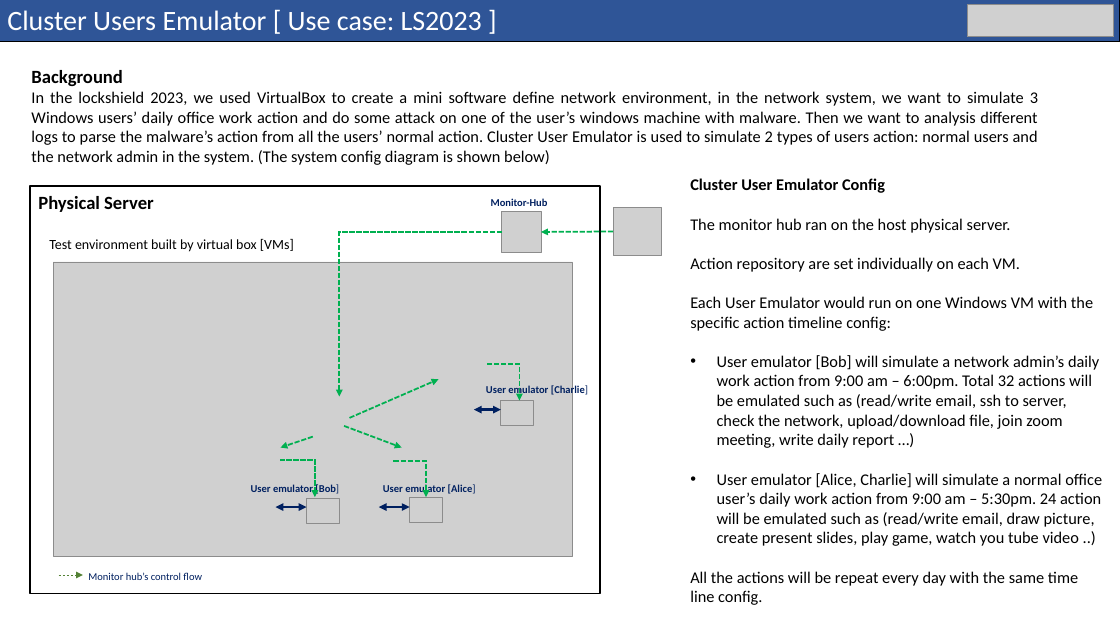
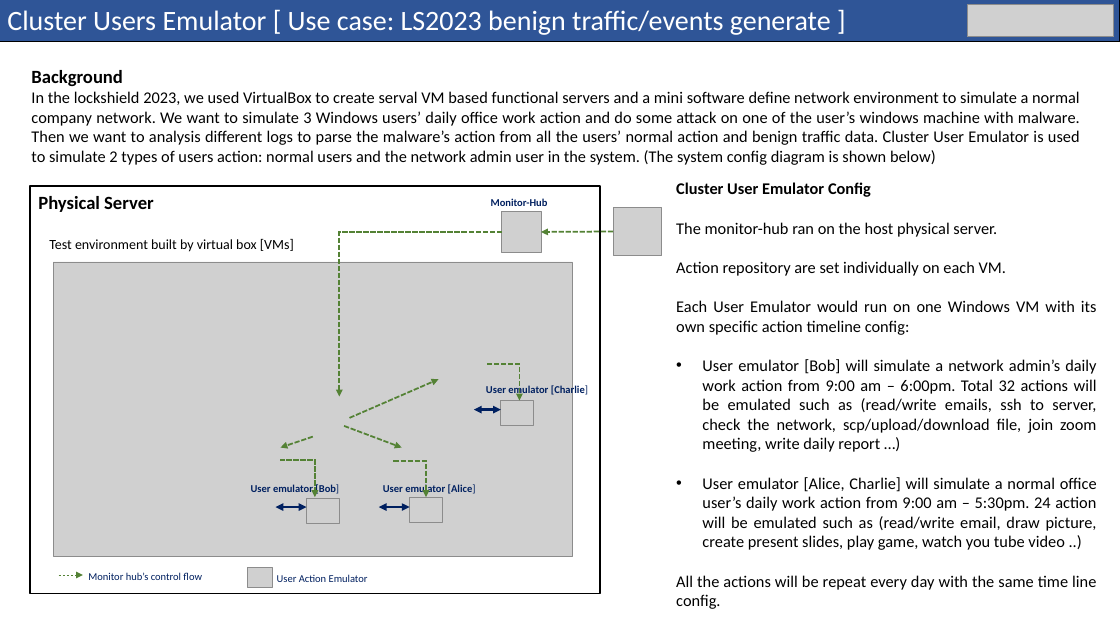
Before and after one commit to LiuYuancheng/Cluster_User_Emulation_System, a slide deck: slide 9 of doc/designDoc.pptx. Drawn at 1120x630 pixels with LibreOffice and Linux fonts; fonts in the diff are those of the drawing; grey boxes stand for pictures. Boxes give left, top, right and bottom in pixels: in the first picture for what was removed or moved away, otherwise in the second. Text is boxed around its words. In the diff, an @@ line names an element or a change of style, - is before the commit and + after.

```diff
--- a/doc/designDoc.pptx
+++ b/doc/designDoc.pptx
@@ text in rectangle at bbox=[7, 10, 831, 35]: text changed @@
-Cluster Users Emulator [ Use case: LS2023 ]
+Cluster Users Emulator [ Use case: LS2023 benign traffic/events generate ]
@@ text at bbox=[31, 91, 1080, 165]: text changed @@
-In the lockshield 2023, we used VirtualBox to create a mini software define network environment, in the network system, we want to simulate 3 Windows users’ daily office work action and do some attack on one of the user’s windows machine with malware. Then we want to analysis different logs to parse the malware’s action from all the users’ normal action. Cluster User Emulator is used to simulate 2 types of users action: normal users and the network admin in the system. (The system config diagram is shown below)
+In the lockshield 2023, we used VirtualBox to create serval VM based functional servers and a mini software define network environment to simulate a normal company network. We want to simulate 3 Windows users’ daily office work action and do some attack on one of the user’s windows machine with malware. Then we want to analysis different logs to parse the malware’s action from all the users’ normal action and benign traffic data. Cluster User Emulator is used to simulate 2 types of users action: normal users and the network admin user in the system. (The system config diagram is shown below)
@@ text "Cluster User Emulator Config": place and size @@
-text "Cluster User Emulator Config" at bbox=[690, 178, 1102, 605]
+text "Cluster User Emulator Config" at bbox=[676, 182, 1097, 609]
@@ elbow arrow (502, 232) - (339, 397): stroke #00B050 1.5 pt dashed to #548235 1.5 pt dashed @@
@@ arrow (613, 232) - (541, 232): stroke #00B050 1.5 pt dashed to #548235 1.5 pt dashed @@
@@ text at bbox=[676, 222, 997, 237]: text changed @@
-The monitor hub ran on the host physical server.
+The monitor-hub ran on the host physical server.
@@ text at bbox=[676, 261, 1097, 609]: alignment left to justified @@
@@ text at bbox=[676, 300, 1097, 452]: text changed @@
-Each User Emulator would run on one Windows VM with the specific action timeline config:
-• User emulator [Bob] will simulate a network admin’s daily work action from 9:00 am – 6:00pm. Total 32 actions will be emulated such as (read/write email, ssh to server, check the network, upload/download file, join zoom meeting, write daily report …)
+Each User Emulator would run on one Windows VM with its own specific action timeline config:
+• User emulator [Bob] will simulate a network admin’s daily work action from 9:00 am – 6:00pm. Total 32 actions will be emulated such as (read/write emails, ssh to server, check the network, scp/upload/download file, join zoom meeting, write daily report …)
@@ arrow (350, 418) - (439, 380): stroke #00B050 1.5 pt dashed to #548235 1.5 pt dashed @@
@@ elbow arrow (487, 365) - (519, 401): stroke #00B050 1.5 pt dashed to #548235 1.5 pt dashed @@
@@ arrow (313, 437) - (281, 448): stroke #00B050 1.5 pt dashed to #548235 1.5 pt dashed @@
@@ arrow (344, 426) - (402, 448): stroke #00B050 1.5 pt dashed to #548235 1.5 pt dashed @@
@@ elbow arrow (281, 461) - (315, 497): stroke #00B050 1.5 pt dashed to #548235 1.5 pt dashed @@
@@ elbow arrow (394, 461) - (426, 497): stroke #00B050 1.5 pt dashed to #548235 1.5 pt dashed @@
@@ picture added at bbox=[248, 568, 273, 587] @@
@@ text added at bbox=[277, 574, 368, 582], 9 pt, text #002060 @@
+User Action Emulator
```
Also in this commit, not shown: 1 other file.
